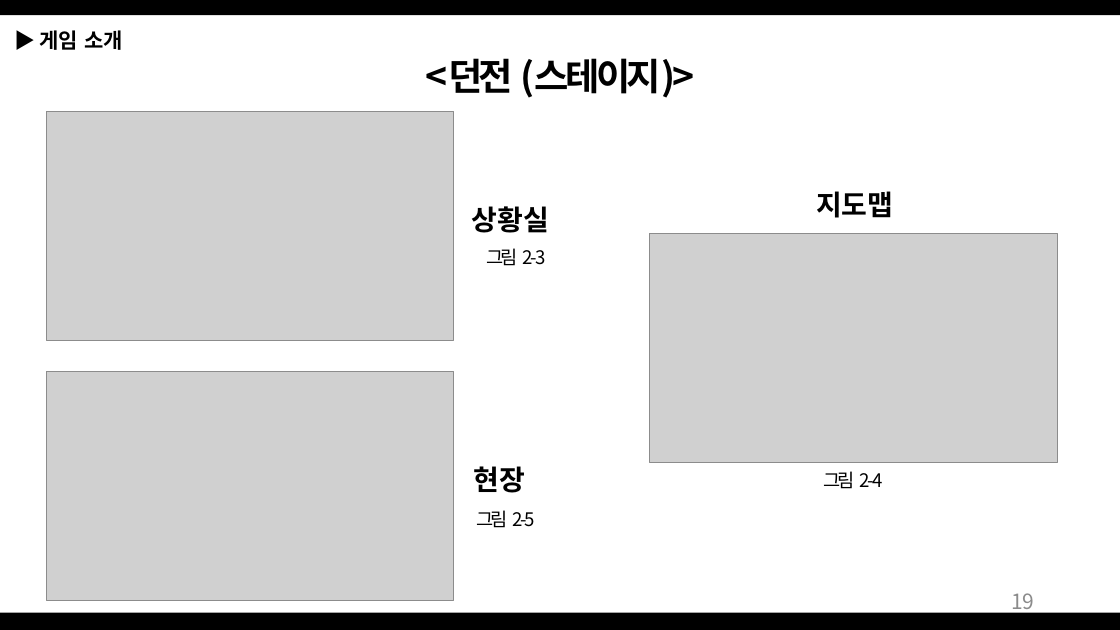
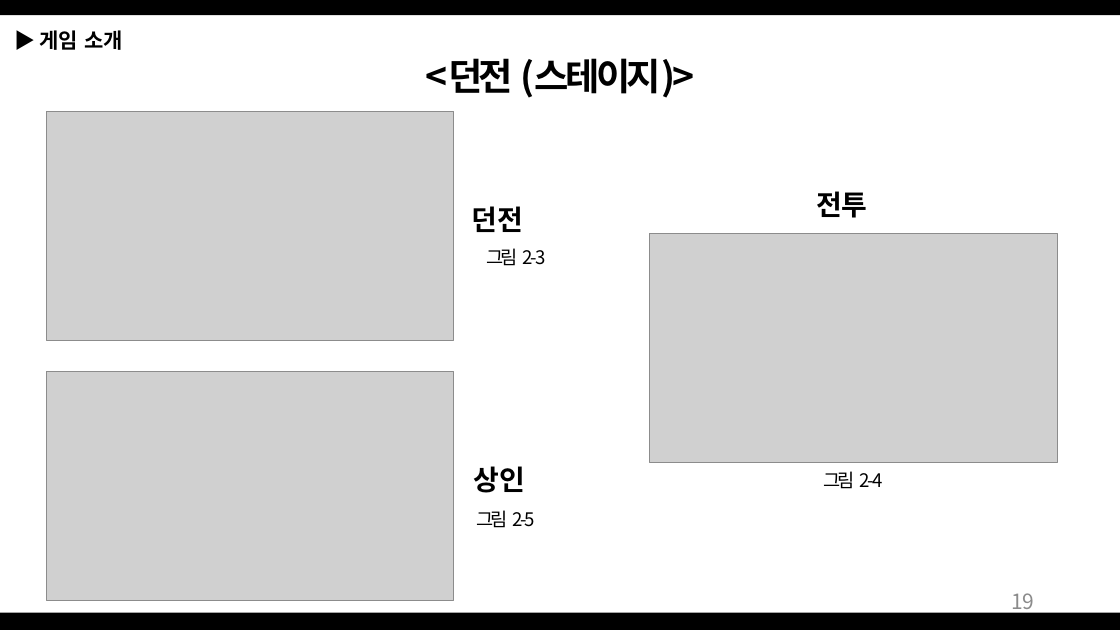
Before and after one commit to Bumizi/GameDesign, a slide deck: slide 19 of 2018 동계방학 기획자 특훈/Dungeon Tamer_190103.pptx. Drawn at 1120x630 pixels with LibreOffice and Linux fonts; fonts in the diff are those of the drawing; grey boxes stand for pictures. Boxes give left, top, right and bottom in pixels: in the first picture for what was removed or moved away, otherwise in the second. Text is boxed around its words. In the diff, an @@ line names an element or a change of style, - is before the commit and + after.

```diff
--- a/2018 동계방학 기획자 특훈/Dungeon Tamer_190103.pptx
+++ b/2018 동계방학 기획자 특훈/Dungeon Tamer_190103.pptx
@@ text at [472,206,524,232]: text changed @@
-상황실
+던전
@@ text at [816,191,868,218]: text changed @@
-지도맵
+전투
@@ text at [474,466,526,493]: text changed @@
-현장
+상인
```
Also in this commit, not shown: 12 other slides changed.
